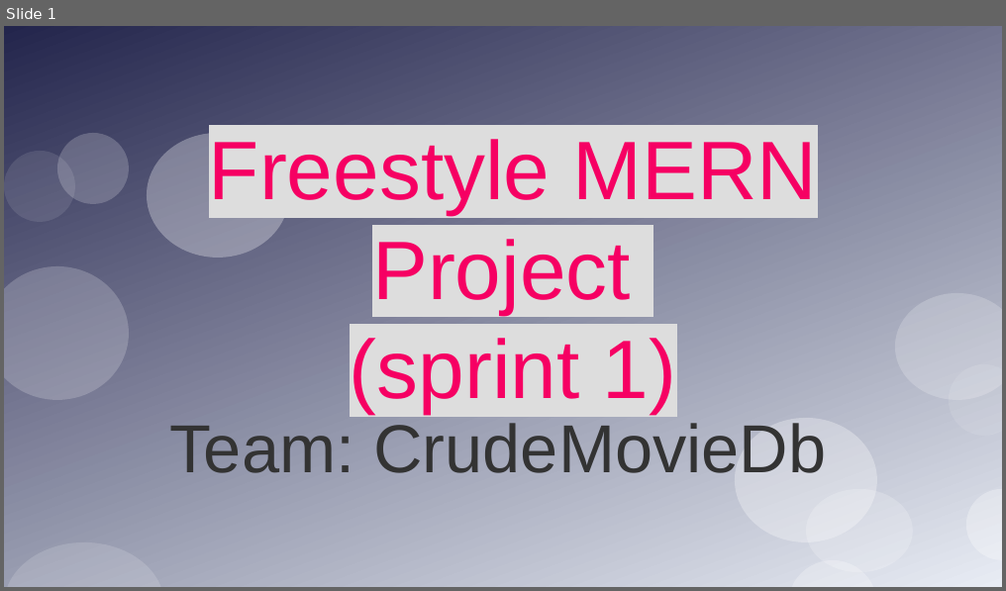
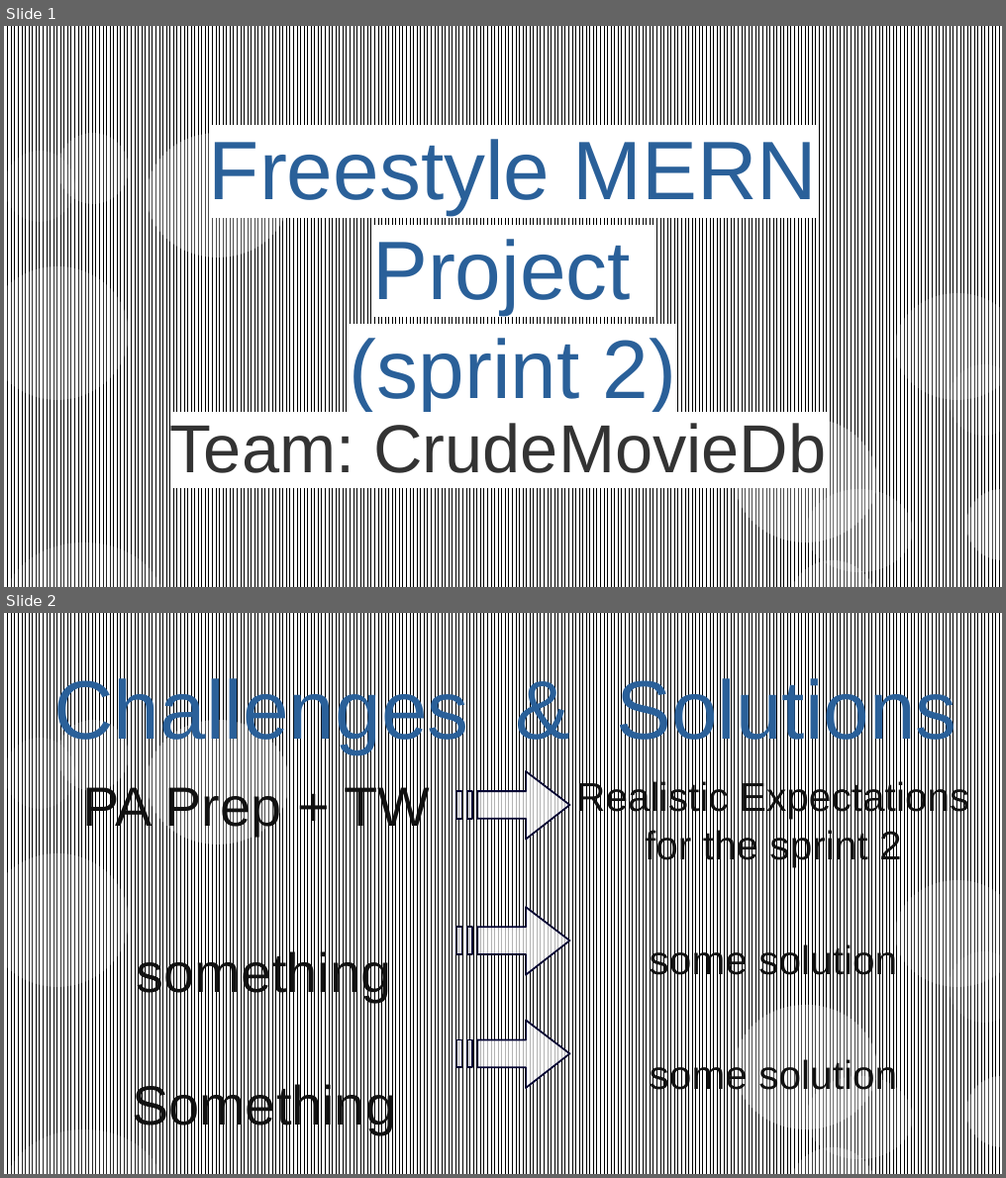
Before and after one commit to CodecoolGlobal/freestyle-mern-project-react-lillitaz, a slide deck: präsentation/CrudeMovieDb-PP.odp. Shown one above the other, each under a label of ours: slide 1 before the commit, slides 1 and 2 after it. The pictures are 1006x591 and 1006x1178 pixels, drawn with LibreOffice and Linux fonts; fonts in the diff are those of the drawing. Boxes give left, top, right and bottom in pixels: in the first picture for what was removed or moved away, otherwise in the second. Text is boxed around its words. In the diff, an @@ line names an element or a change of style, - is before the commit and + after.

```diff
--- a/präsentation/CrudeMovieDb-PP.odp
+++ b/präsentation/CrudeMovieDb-PP.odp
@@ slide 2 added at [4, 613, 1002, 1174], background #FFFFFF; not listed: 12 template elements that a slide beside it also shows @@
@@ title added at [54, 672, 957, 754], 66 pt, text #2A6099 @@
+Challenges & Solutions
@@ text added at [83, 782, 430, 1135], 44 pt, text #111111 @@
+PA Prep + TW
+something
+Something
@@ freeform shape added at [456, 771, 570, 840], fill #FFFFFF at 70% opacity, outline #000032 1.42 pt @@
@@ text added at [576, 779, 970, 1096], 32 pt, text #111111 @@
+Realistic Expectations for the sprint 2
+some solution
+some solution
@@ freeform shape added at [456, 907, 570, 975], fill #FFFFFF at 70% opacity, outline #000032 1.42 pt @@
@@ freeform shape added at [456, 1021, 570, 1088], fill #FFFFFF at 70% opacity, outline #000032 1.42 pt @@
@@ slide 1 changed as well @@
@@ rectangle at [4, 26, 1002, 587]: fill gradient #23254C to #E8ECF4 to pattern #000000 on #FFFFFF @@
@@ title at [209, 139, 818, 412]: text changed; text colour #F60063 to #2A6099 @@
-Freestyle MERN Project
-(sprint 1)
+Freestyle MERN Project
+(sprint 2)
@@ subtitle "Team: CrudeMovieDb" at [170, 423, 826, 473]: highlight none to #FFFFFF @@
```
Also in this commit, not shown: 2 other slides changed, 3 other slides added, 3 slides removed, 2 other files.
